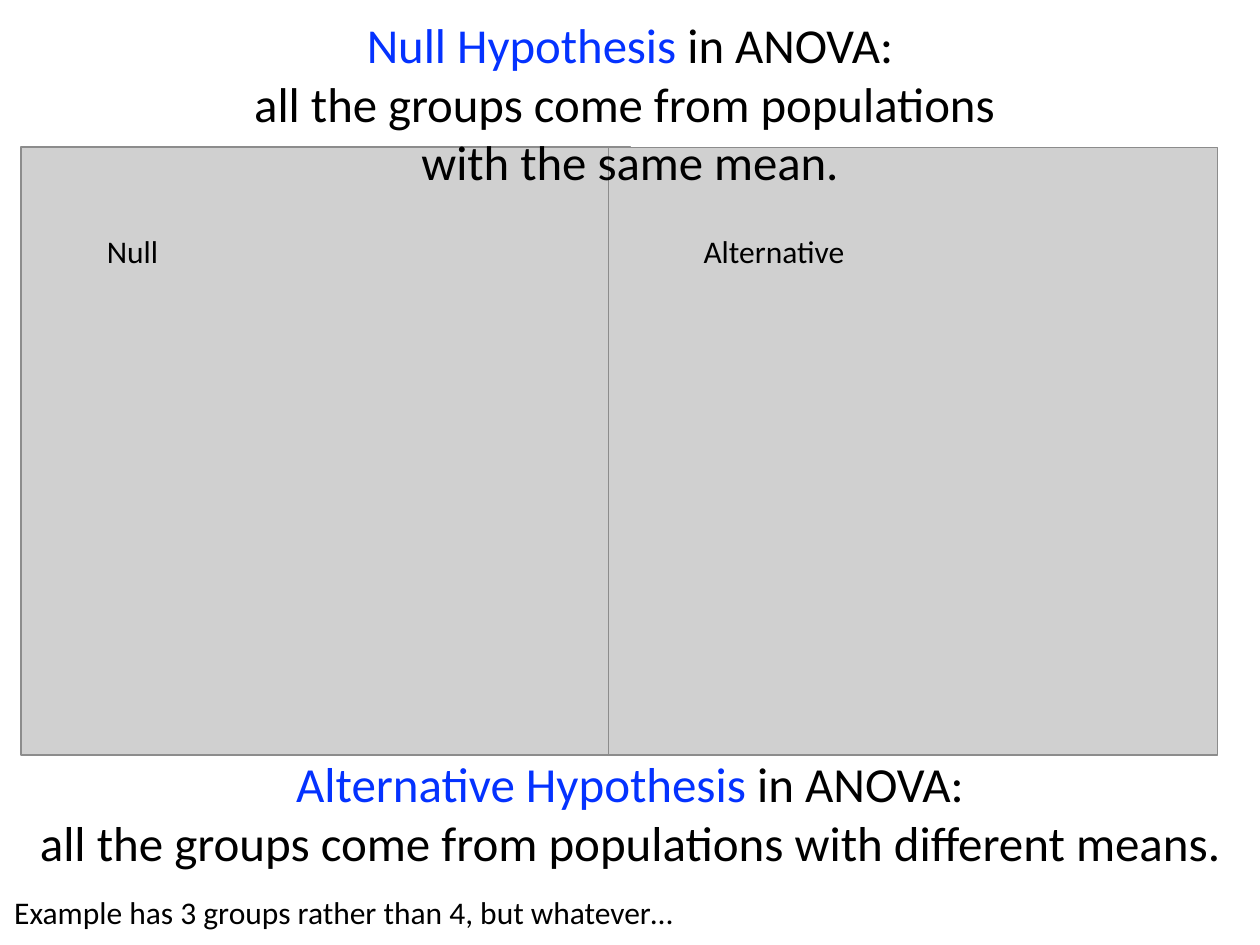
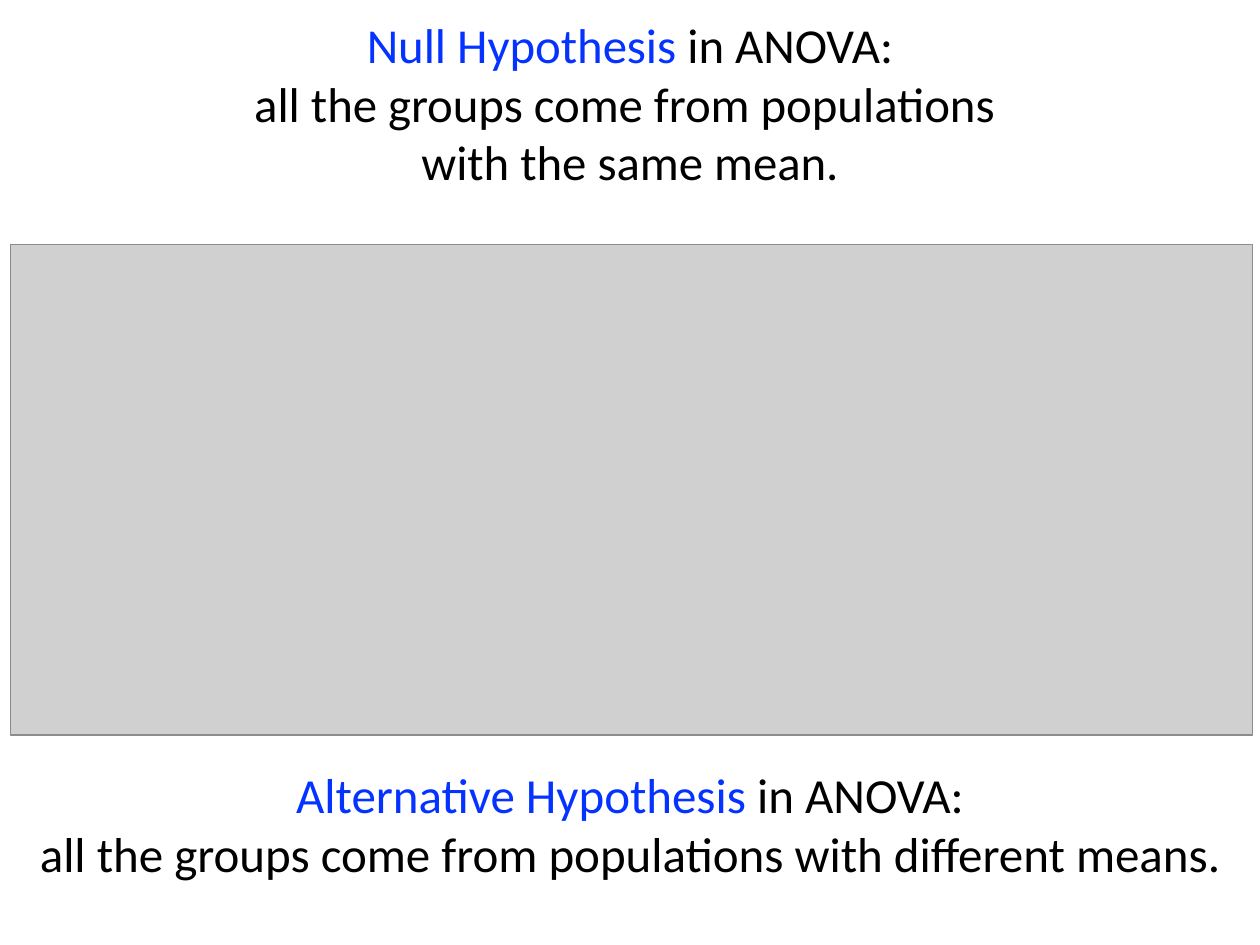
Before and after one commit to cmgienger/5-Linear_Models, a slide deck: slide 33 of 5-Linear_Models.pptx. Drawn at 1260x945 pixels with LibreOffice and Linux fonts; fonts in the diff are those of the drawing; grey boxes stand for pictures. Boxes give left, top, right and bottom in pixels: in the first picture for what was removed or moved away, otherwise in the second. Text is boxed around its words. In the diff, an @@ line names an element or a change of style, - is before the commit and + after.

```diff
--- a/5-Linear_Models.pptx
+++ b/5-Linear_Models.pptx
@@ picture removed at bbox=[21, 147, 631, 756] @@
@@ picture removed at bbox=[609, 147, 1217, 755] @@
@@ picture added at bbox=[10, 244, 1252, 735] @@
@@ text removed at bbox=[107, 241, 158, 264] @@
-Null
@@ text removed at bbox=[704, 241, 845, 264] @@
-Alternative
@@ text "Alternative Hypothesis in ANOVA: all ...": place and size @@
-text "Alternative Hypothesis in ANOVA: all ..." at bbox=[40, 768, 1220, 870]
+text "Alternative Hypothesis in ANOVA: all ..." at bbox=[40, 779, 1220, 881]
@@ text removed at bbox=[14, 902, 673, 930] @@
-Example has 3 groups rather than 4, but whatever…
```
Also in this commit, not shown: 2 other slides changed, 1 slide removed, 3 other files.
